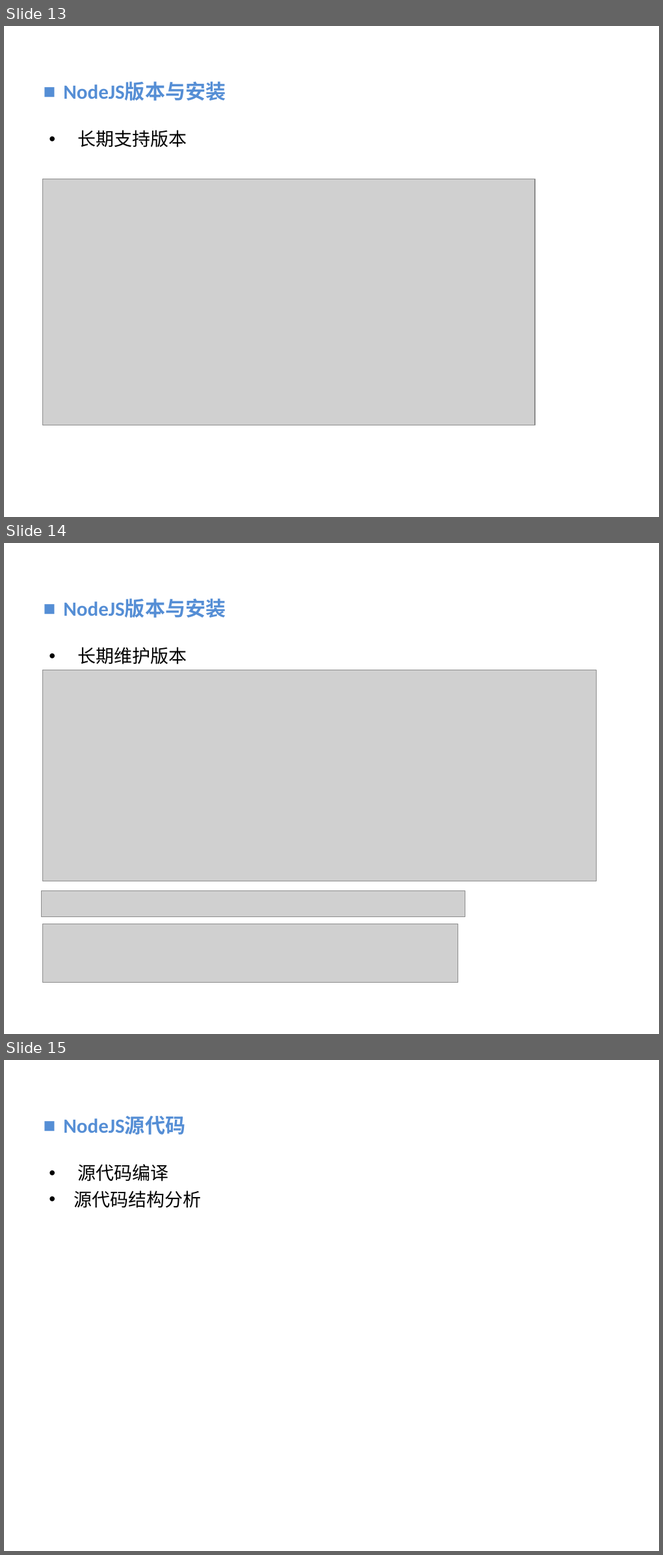
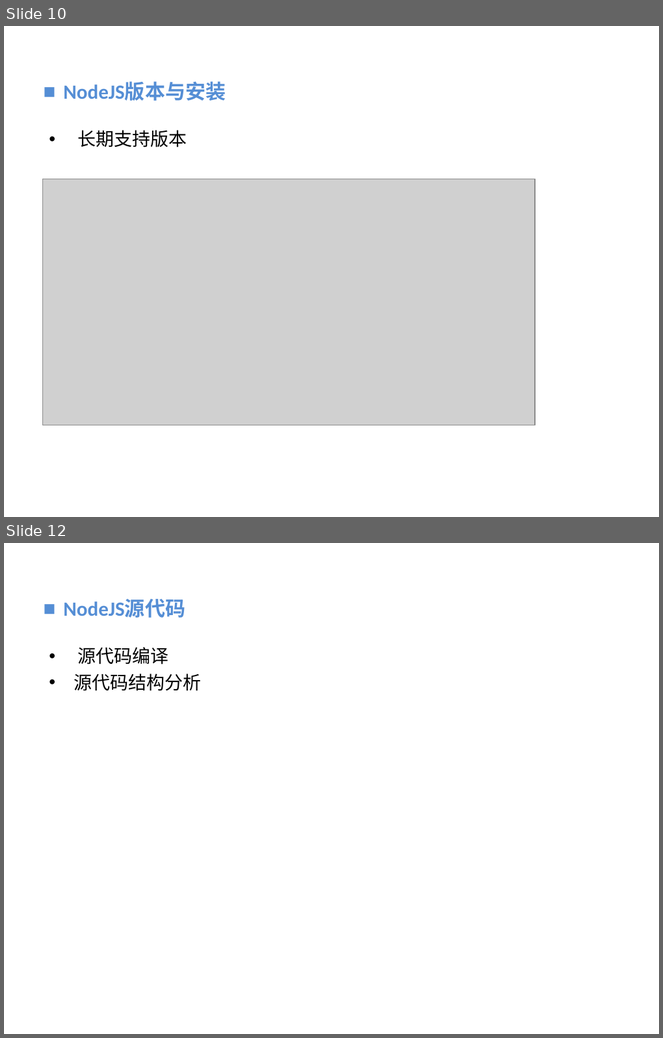
Before and after one commit to vaik/Documents, a slide deck: 我的分享/NodeJS基础概念理解.ppt. Shown one above the other, each under a label of ours: slides 13, 14 and 15 before the commit, slides 10 and 12 after it; the slides between them are not shown. The pictures are 663x1555 and 663x1038 pixels, drawn with LibreOffice and Linux fonts; fonts in the diff are those of the drawing; grey boxes stand for pictures; background and template pictures are left out. Boxes give left, top, right and bottom in pixels: in the first picture for what was removed or moved away, otherwise in the second. Text is boxed around its words. In the diff, an @@ line names an element or a change of style, - is before the commit and + after.

```diff
--- a/我的分享/NodeJS基础概念理解.ppt
+++ b/我的分享/NodeJS基础概念理解.ppt
@@ slide 14 removed at bbox=[4, 543, 659, 1034], background picture (left out) @@
@@ text removed at bbox=[63, 599, 226, 618] @@
-■ NodeJS版本与安装
@@ text removed at bbox=[77, 647, 187, 665] @@
-• 长期维护版本
@@ picture removed at bbox=[42, 670, 596, 882] @@
@@ picture removed at bbox=[41, 891, 466, 917] @@
@@ picture removed at bbox=[42, 925, 458, 982] @@
@@ what was slide 13 is now slide 10 @@
@@ what was slide 15 is now slide 12 @@
```
Also in this commit, not shown: 3 slides changed, 2 slides added, 4 other slides removed.
